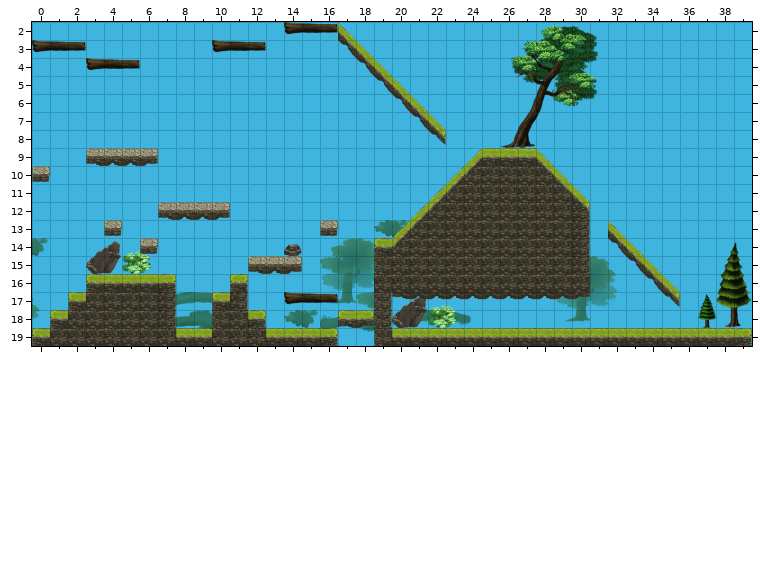
A Tiled map gets an edit: files/Recursos Tiled/Level_prueba.tmx. Above is the file before it was changed.
Cells are 64x64 px. Shown: x 0..39, y 2..19.
After:
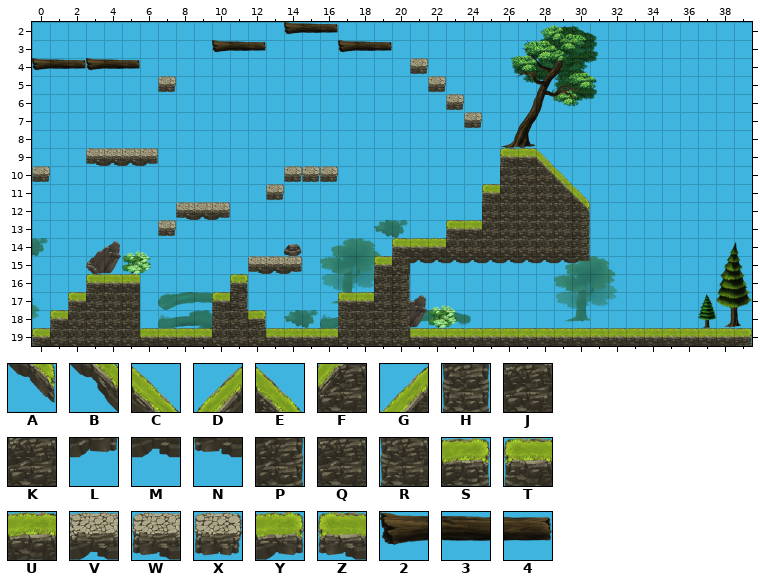
Key: from "layer1": A 0, B 2, C 3, D 7, E 9, F 12, G 13, H 17, J 35, K 37, L 43, M 44, N 45, P 46, Q 47, R 48, S 49, T 50, U 51, V 53, W 54, X 55, Y 57, Z 59, 2 62, 3 63, 4 64.
_ is an empty cell.
Difference:
{"where": "layer \"Capa de Patrones 3\""}
{"y":2,"x":17,"old":"E","new":"_"}
{"y":3,"x":0,"old":"234","new":"___"}
{"y":3,"x":17,"old":"BC_","new":"234"}
{"y":4,"x":0,"old":"___","new":"234"}
{"y":4,"x":18,"old":"BC","new":"__"}
{"y":4,"x":21,"old":"_","new":"X"}
{"y":5,"x":7,"old":"_","new":"X"}
{"y":5,"x":19,"old":"BC","new":"__"}
{"y":5,"x":22,"old":"_","new":"X"}
{"y":6,"x":20,"old":"BC","new":"__"}
{"y":6,"x":23,"old":"_","new":"X"}
{"y":7,"x":21,"old":"BC","new":"__"}
{"y":7,"x":24,"old":"_","new":"X"}
{"y":8,"x":22,"old":"A","new":"_"}
{"y":9,"x":24,"old":"GUU","new":"__T"}
{"y":10,"x":14,"old":"___","new":"XXX"}
{"y":10,"x":23,"old":"GFJ","new":"___"}
{"y":11,"x":13,"old":"_","new":"X"}
{"y":11,"x":22,"old":"DFJJ","new":"___T"}
{"y":12,"x":7,"old":"WV","new":"_W"}
{"y":12,"x":21,"old":"DFJJ","new":"____"}
{"y":13,"x":4,"old":"X","new":"_"}
{"y":13,"x":7,"old":"_","new":"X"}
{"y":13,"x":16,"old":"X","new":"_"}
{"y":13,"x":20,"old":"DFJJK","new":"___TU"}
{"y":13,"x":32,"old":"E","new":"_"}
{"y":14,"x":6,"old":"X","new":"_"}
{"y":14,"x":19,"old":"TFKK","new":"_TUU"}
{"y":14,"x":32,"old":"BC","new":"__"}
{"y":15,"x":19,"old":"R","new":"T"}
{"y":15,"x":21,"old":"KKKKKKKKKP","new":"MMMMMMMMML"}
{"y":15,"x":33,"old":"BC","new":"__"}
{"y":16,"x":6,"old":"US","new":"__"}
{"y":16,"x":20,"old":"KKKKKKKKKKK","new":"P__________"}
{"y":16,"x":34,"old":"BC","new":"__"}
{"y":17,"x":6,"old":"KP","new":"__"}
{"y":17,"x":14,"old":"234__HNMMMMMMMMML","new":"___TUJP__________"}
{"y":17,"x":35,"old":"A","new":"_"}
{"y":18,"x":6,"old":"QP","new":"__"}
{"y":18,"x":17,"old":"ZYH_","new":"RQQP"}
{"y":19,"x":6,"old":"KJ","new":"UU"}
{"y":19,"x":16,"old":"S__RU","new":"UJQQJ"}
{"label":"changed","picture_box":[338,23,482,145]}
{"label":"changed","picture_box":[32,40,86,71]}
{"label":"added","picture_box":[158,76,176,93]}
{"label":"changed","picture_box":[266,148,590,346]}
{"label":"changed","picture_box":[140,202,193,255]}
{"label":"removed","picture_box":[104,220,122,237]}
{"label":"removed","picture_box":[608,221,680,307]}
{"label":"changed","picture_box":[140,274,176,346]}
